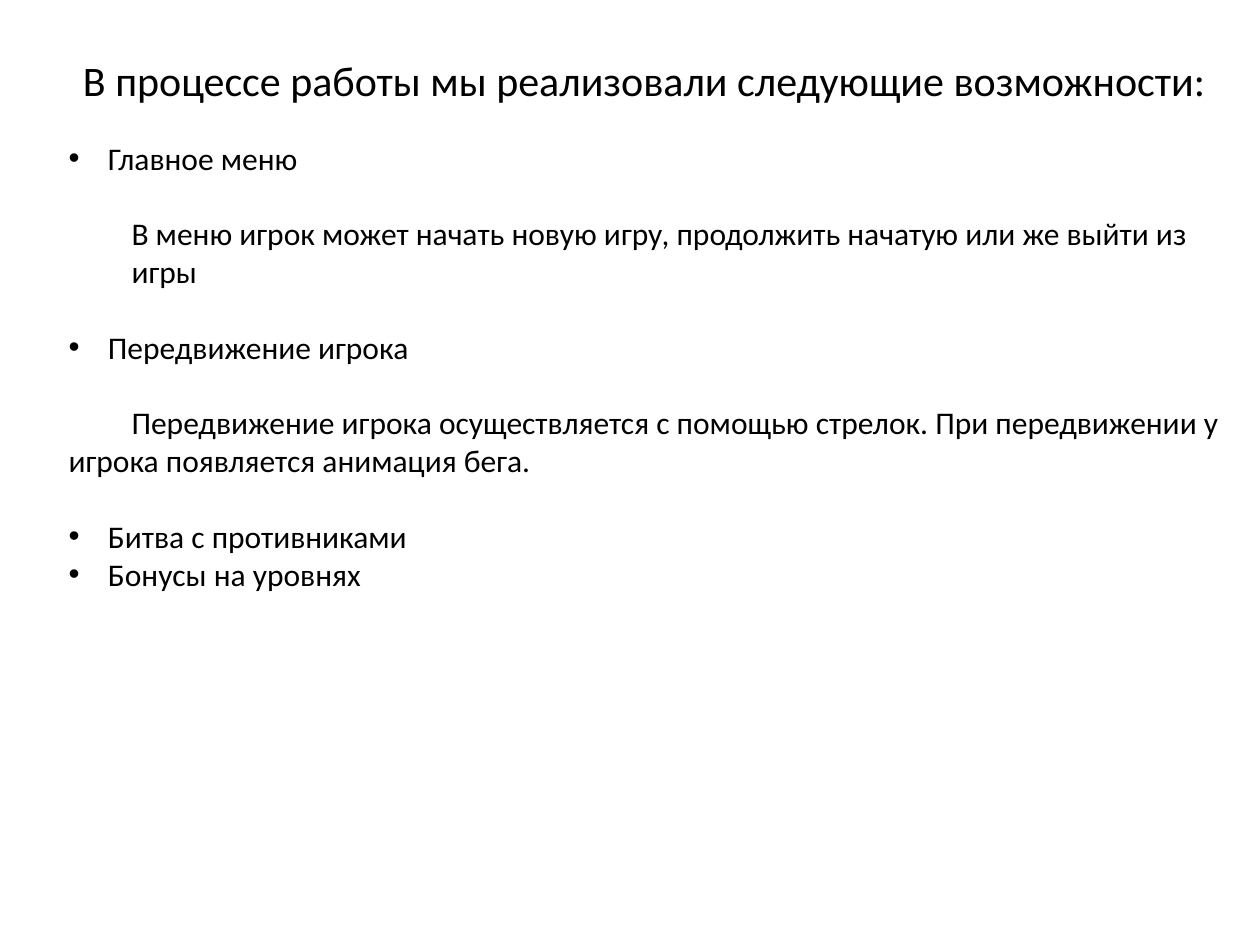
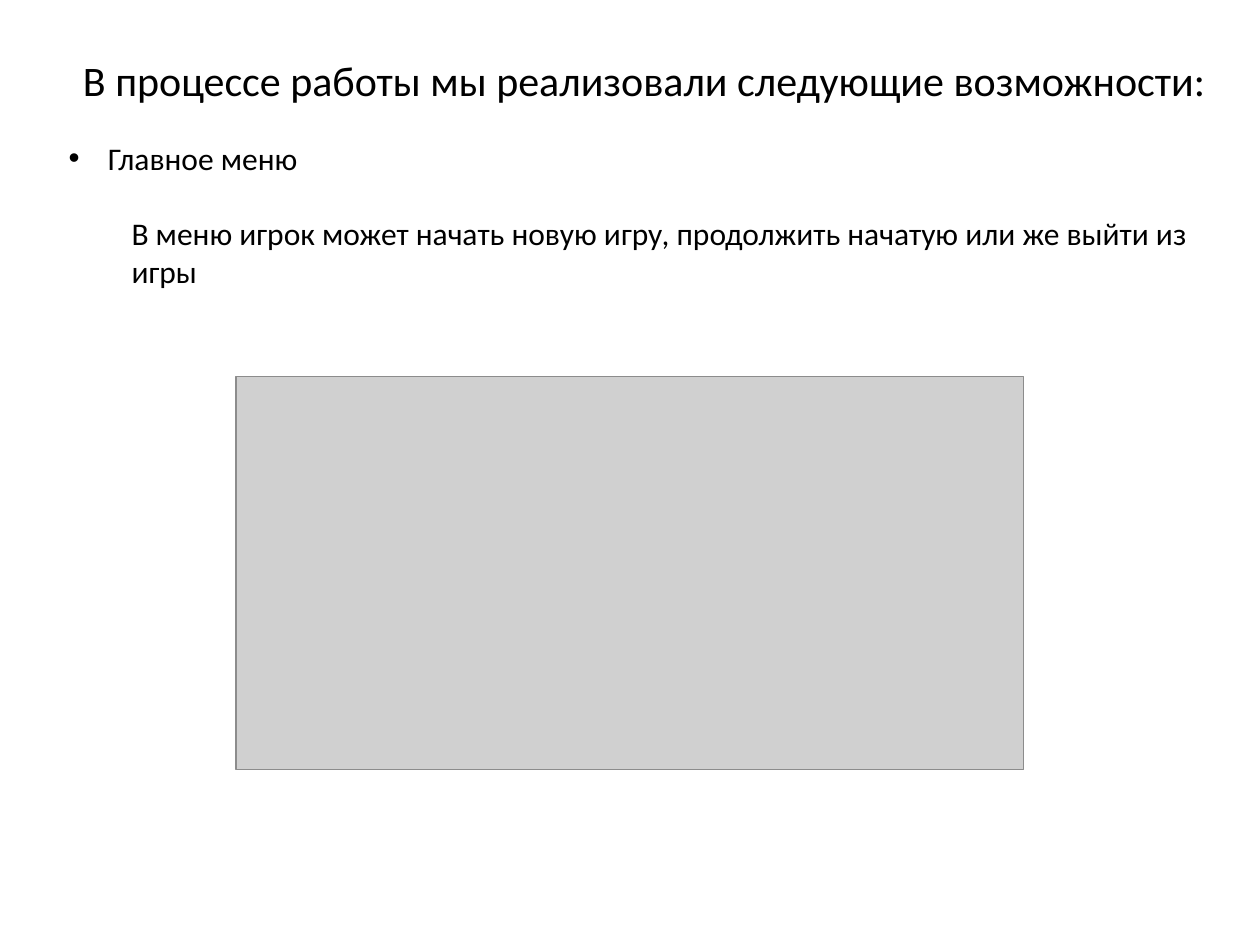
Before and after one commit to ScarletFlame611/1984-game, a slide deck: slide 3 of 1984.pptx. Drawn at 1260x945 pixels with LibreOffice and Linux fonts; fonts in the diff are those of the drawing; grey boxes stand for pictures; background and template pictures are left out. Boxes give left, top, right and bottom in pixels: in the first picture for what was removed or moved away, otherwise in the second. Text is boxed around its words. In the diff, an @@ line names an element or a change of style, - is before the commit and + after.

```diff
--- a/1984.pptx
+++ b/1984.pptx
@@ text at (69, 338, 1218, 591): paragraphs removed @@
-• Передвижение игрока
-Передвижение игрока осуществляется с помощью стрелок. При передвижении у игрока появляется анимация бега.
-• Битва с противниками
-• Бонусы на уровнях
@@ picture added at (236, 377, 1023, 770) @@
```
Also in this commit, not shown: 5 slides added, 2 slides removed, 1 other file.
